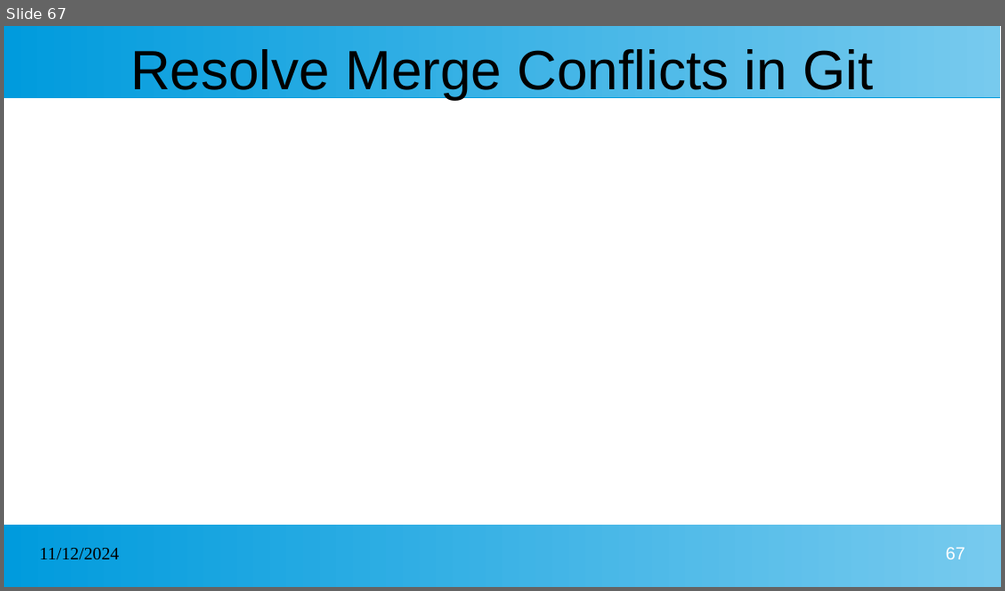
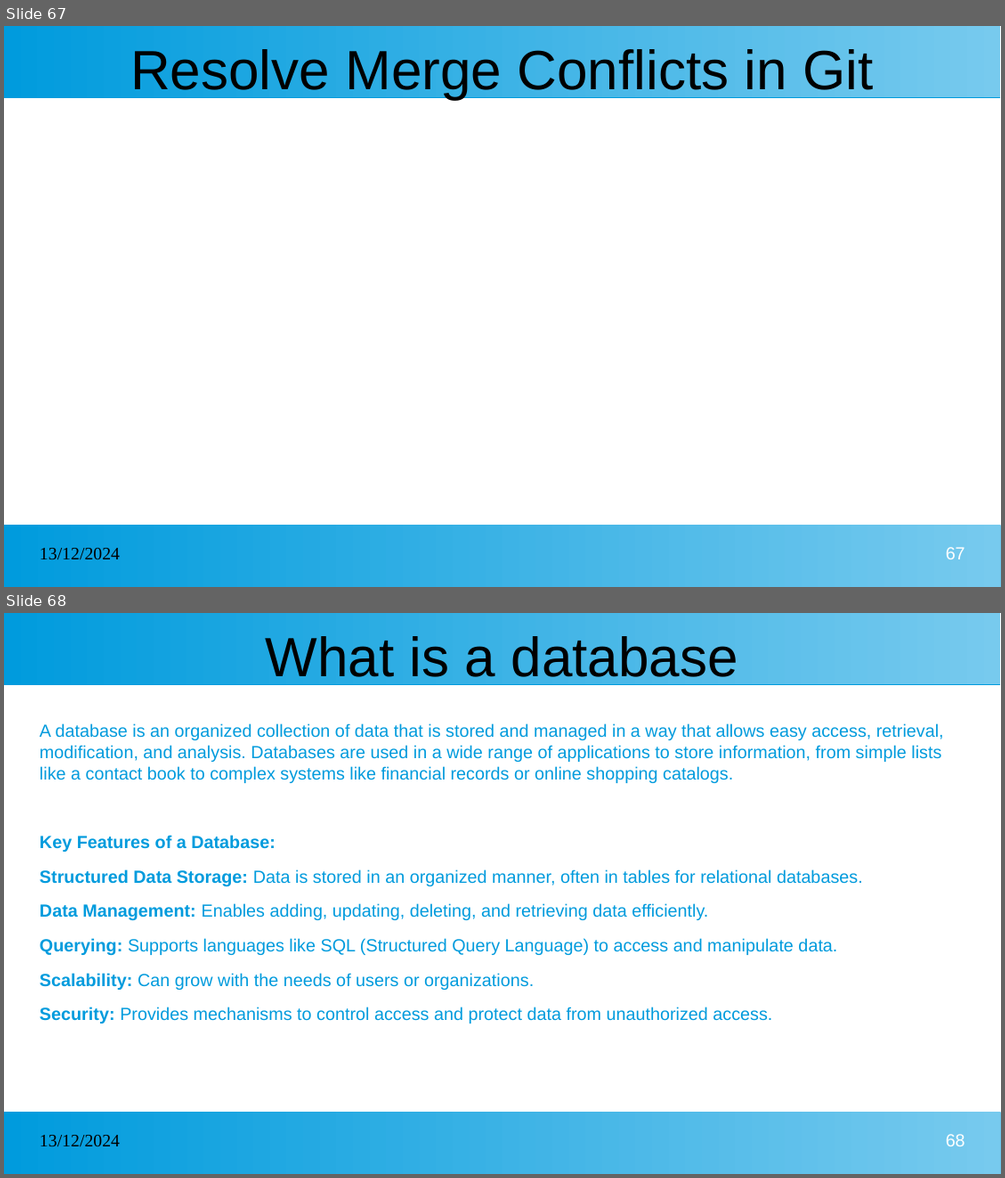
Before and after one commit to kcharankumar/MLA_Java_Arya, a slide deck: MLA Java Arya 1st week.pptx. Shown one above the other, each under a label of ours: slide 67 before the commit, slides 67 and 68 after it. The pictures are 1005x591 and 1005x1178 pixels, drawn with LibreOffice and Linux fonts; fonts in the diff are those of the drawing. Boxes give left, top, right and bottom in pixels: in the first picture for what was removed or moved away, otherwise in the second. Text is boxed around its words. In the diff, an @@ line names an element or a change of style, - is before the commit and + after.

```diff
--- a/MLA Java Arya 1st week.pptx
+++ b/MLA Java Arya 1st week.pptx
@@ slide 68 added at bbox=[4, 613, 1001, 1174], background #FFFFFF; not listed: 2 template elements that a slide beside it also shows @@
@@ title added at bbox=[266, 636, 738, 686], 44 pt, text #000000 @@
+What is a database
@@ text added at bbox=[40, 723, 944, 1023], 14 pt, text #009BDD @@
+A database is an organized collection of data that is stored and managed in a way that allows easy access, retrieval, modification, and analysis. Databases are used in a wide range of applications to store information, from simple lists like a contact book to complex systems like financial records or online shopping catalogs.
+Key Features of a Database:
+Structured Data Storage: Data is stored in an organized manner, often in tables for relational databases.
+Data Management: Enables adding, updating, deleting, and retrieving data efficiently.
+Querying: Supports languages like SQL (Structured Query Language) to access and manipulate data.
+Scalability: Can grow with the needs of users or organizations.
+Security: Provides mechanisms to control access and protect data from unauthorized access.
@@ text added at bbox=[40, 1135, 120, 1147], 14 pt, text #000000 @@
+13/12/2024
@@ page number added at bbox=[946, 1134, 965, 1146], 14 pt, text #FFFFFF @@
+68
@@ slide 67 changed as well @@
@@ text at bbox=[40, 548, 120, 560]: text changed @@
-11/12/2024
+13/12/2024
```
Also in this commit, not shown: 66 other slides changed, 38 other slides added.
